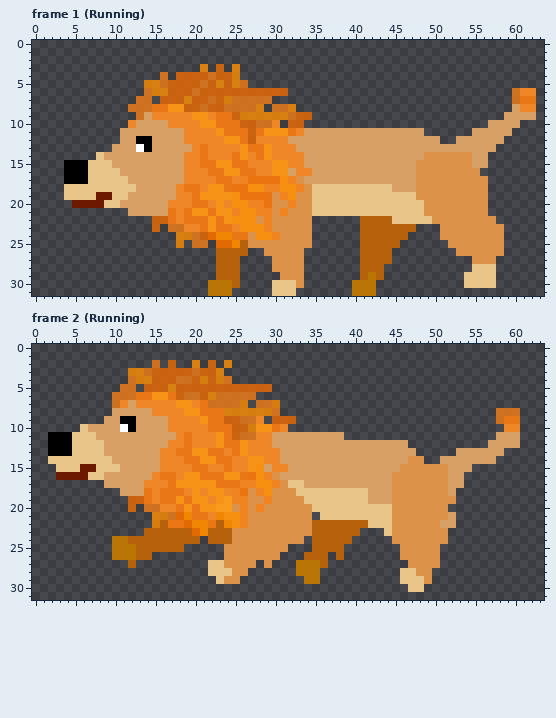
File history of a pixel-art file, assets/level_africa/art/enemy/lion.aseprite. Above: the version before the commit.
64x32 pixels, 7 frames. Colours within 5 levels of each other are drawn and written as one. Shown: frame 1 (Running), frame 2 (Running). The commit also changed other frames, which this record leaves out.
The same view after the edit:
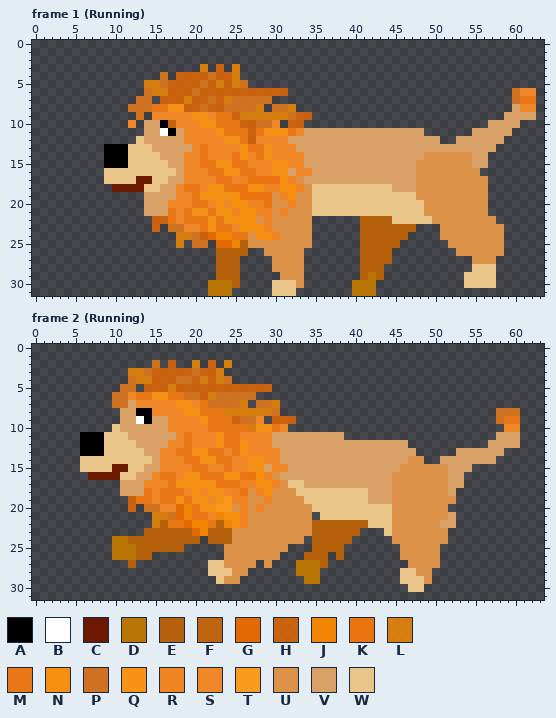
Palette (. is transparent): A #000000  B #ffffff  C #6c1900  D #ba7604  E #b6620c  F #c06412  G #e36a03  H #ef6c00c8  J #ef8503  K #eb7410  L #ff8f00c8  M #ea7716  N #f79010  P #f57f17c8  Q #f79316  R #f08322  S #ef8628  T #fa9b1e  U #dc9349  V #d9a066  W #e9c589
From old to new:
Changed rows in their new state; - is an unchanged pixel.
Frame 1 (Running), layer "Body":
first column x 4:
 9 ----------.---
10 ---------.--AF
11 -------...--BA
12 -------..WV---
13 -----AAAWWW---
14 ----.AAAWWWW--
15 .....AAAWWWWW-
16 .....--WWWWWWW
17 .....---WCCWW-
18 ......CCCCWW--
19 ..........----
20 -.........----
21 --------..----
Frame 2 (Running), layer "Body":
first column x 2:
 6 ----------S-----M---------
 7 ---------P----------------
 8 --------.--AA-------------
 9 -------..VVBA---------M---
10 ----....WVV------------MM-
11 ....AAAWWW-------------MSS
12 ....AAAWWWW---------------
13 ....AAAWWWWW--------------
14 ....----WWWWW-------------
15 -...WW--CCWW--------------
16 -....CCCCWW---------------
17 -------..-----------------
19 -----------M--------------
20 ----------------GJ--------
Boxes around the changes in both pictures, in picture pixels (x1, y1, x2, y2):
changed: (64, 112, 176, 216)
changed: (48, 392, 152, 504)
changed: (176, 392, 184, 400)
changed: (224, 416, 256, 440)
changed: (176, 504, 192, 512)
